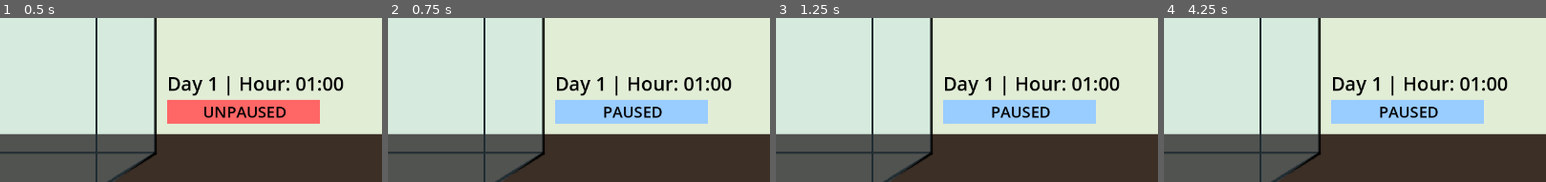
Above: before the commit, frames 1-4 (left to right).
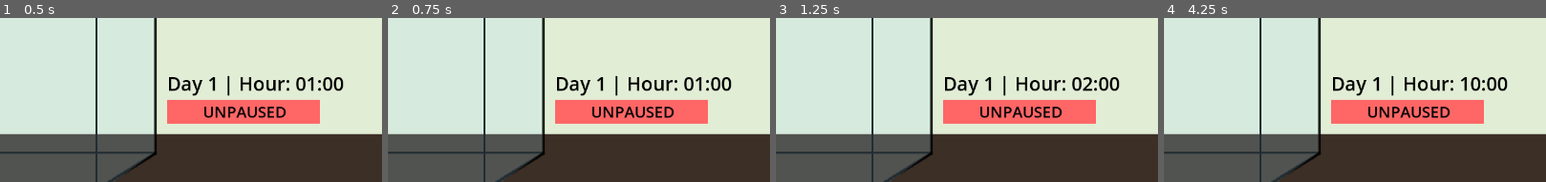
Above: after the commit, the same moments.

Repository: jac192133/Ecobana
Game: Godot game, scene res://scenes/RoomScene.tscn
The game is run twice, just before and just after one commit, with the same random seed, the same clock (stepped at 60 frames per second) and the same inputs.
Inputs (mouse positions are % of the whole screen's width and height, from its top left):
- Up to frame 1 (0.5 s): no input
- Up to frame 2 (0.75 s): move the mouse to (82, 64) at 0.52 s; click (82, 64) at 0.67 s
- Up to frame 3 (1.25 s): no input
- Up to frame 4 (4.25 s): tap Enter at 1.25, 2.75 s; move the mouse to (30, 41) at 1.27 s; click (30, 41) at 1.42 s; tap Space (pause_toggle) at 2, 3.5, 4.15 s; move the mouse to (60, 6) at 2.02 s; click (60, 6) at 2.17 s; move the mouse to (45, 61) at 2.77 s; click (45, 61) at 2.92 s; move the mouse to (80, 54) at 3.52 s; click (80, 54) at 3.67 s
The pictures show only the part of the screen within x 50-100%, y 35-85%; the shares and areas given below are measured in that part.

Frame 1 is identical in both runs. In frame 2, 5.8% of the frame differs, in the area x 43-84%, y 50-65%; in frame 3, 5.9%; in frame 4, 6.1%, in the area x 43-84%, y 36-65%.

Commit message:
button half fixed...

Diff:
--- a/godotecobana/scenes/pause_button.gd
+++ b/godotecobana/scenes/pause_button.gd
@@ -1,28 +1,39 @@
-extends ColorRect
-
-@onready var pause_label = $PauseLabel
+extends Button
 
 func _ready():
-	# Allow button clicks and spacebar to toggle pause
-	set_process_input(true)
-	update_pause_state()
+	# Ensure the game starts in a paused state
+	get_tree().paused = true
+	# Update the button's appearance to reflect the paused state
+	update_button_appearance()
+	# Connect the button's pressed signal to toggle_pause
+	self.pressed.connect(_on_PauseButton_pressed)
+	# Set the button to ignore focus to prevent Spacebar activation issues
+	focus_mode = Control.FOCUS_NONE
+	# Ensure the script always processes input
+	process_mode = Node.PROCESS_MODE_ALWAYS
 
 func _input(event):
-	if event.is_action_pressed("pause_toggle"):  # Spacebar toggles pause
+	if event.is_action_pressed("pause_toggle"):
 		toggle_pause()
 
-func _gui_input(event):
-	if event is InputEventMouseButton and event.pressed:
-		toggle_pause()
+func _on_PauseButton_pressed():
+	toggle_pause()
 
 func toggle_pause():
-	get_tree().paused = !get_tree().paused  # Toggle pause state
-	update_pause_state()
+	# Toggle the paused state
+	get_tree().paused = not get_tree().paused
+	# Update the button's appearance based on the new state
+	update_button_appearance()
 
-func update_pause_state():
+func update_button_appearance():
+	var style = StyleBoxFlat.new()
+
 	if get_tree().paused:
-		self.color = Color(0.6, 0.8, 1.0)  # Light blue when paused
-		pause_label.text = "PAUSED"
+		text = "PAUSED"
+		style.bg_color = Color(0.678, 0.847, 0.902) # Light blue
 	else:
-		self.color = Color(1.0, 0.4, 0.4)  # Light red when unpaused
-		pause_label.text = "UNPAUSED"
+		text = "UNPAUSED"
+		style.bg_color = Color(1.0, 0.627, 0.478) # Light red
+
+	add_theme_color_override("font_color", Color(0, 0, 0))  # ✅ Black text
+	set("theme_override_styles/panel", style)  # ✅ Corrected way to override button color
